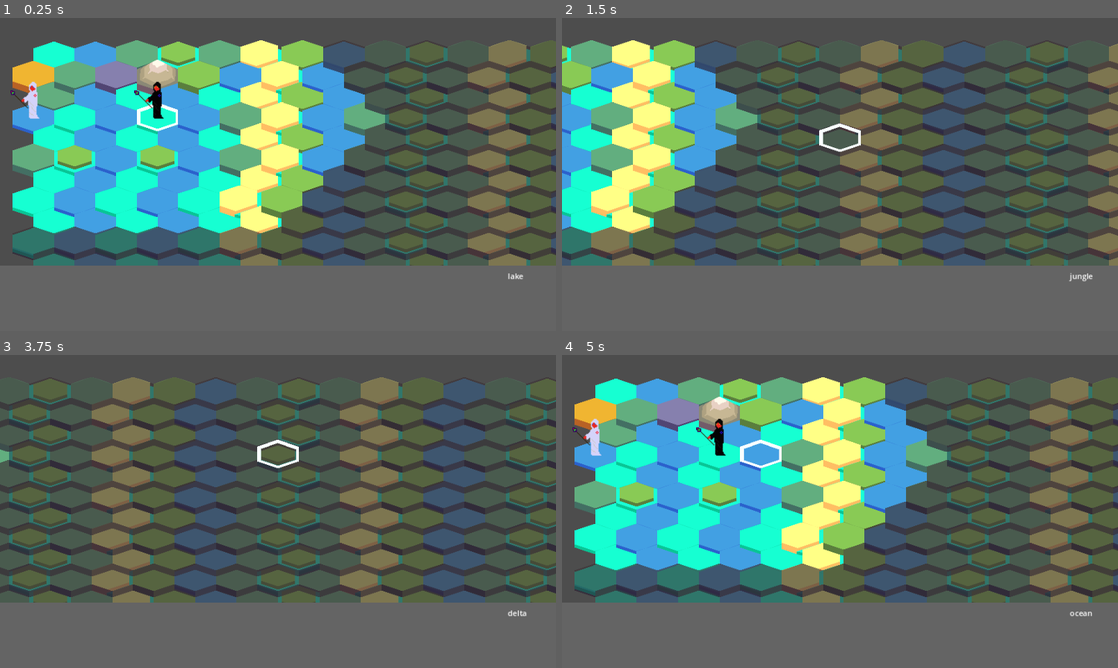
Above: before the commit, frames 1-4 (two rows, left to right).
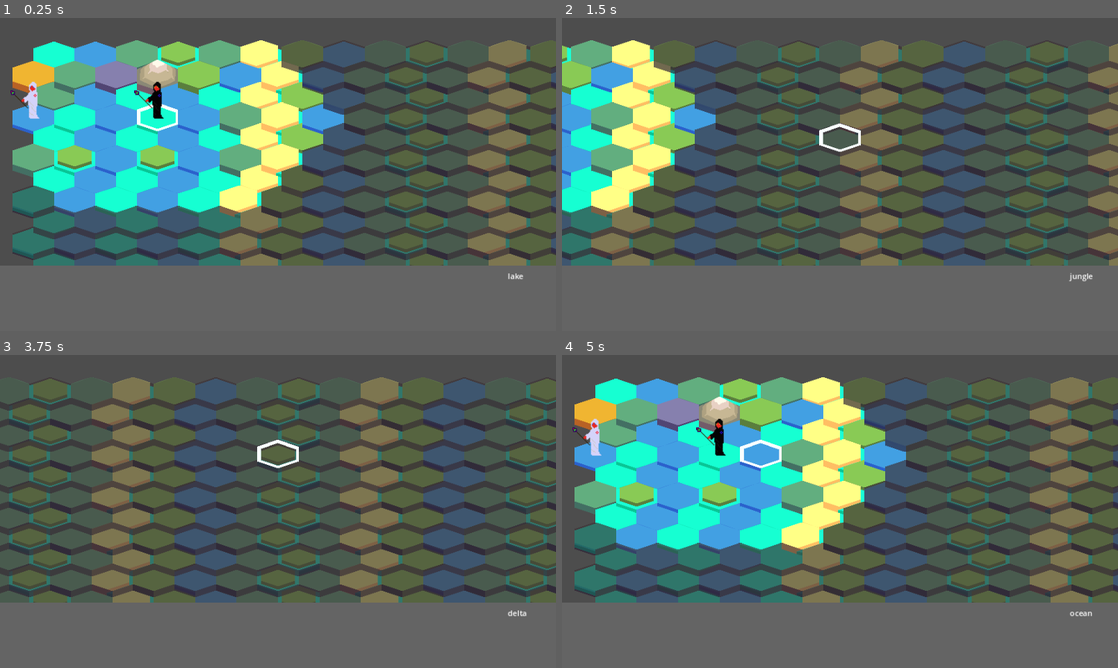
Above: after the commit, the same moments.

Repository: ahhnevermore/mixorcerers
Game: Godot game, scene res://scenes/game.tscn
Same seed, same stepped clock (60 frames per second), same inputs: the game is played once before the commit and once after it. The engine's default icon, where the game draws it, is replaced by a stand-in: a white triangle on a blue panel in a dark square.
Inputs:
- Up to frame 1 (0.25 s): no input
- Up to frame 2 (1.5 s): tap Enter at 0.5 s; hold D (cursor_right) 0.53-1.28 s; tap M (move) at 0.6 s; tap Space (select_confirm) at 0.8, 1.35 s; hold S (cursor_down) from 1.28 s (still down)
- Up to frame 3 (3.75 s): tap M (move) at 1.55, 2.1, 3.05, 3.6 s; release S (cursor_down) at 2.03 s; hold D (cursor_right) 2.03-2.78 s; tap Space (select_confirm) at 2.3, 2.85 s; hold W (cursor_up) 2.78-3.53 s; hold A (cursor_left) from 3.53 s (still down)
- Up to frame 4 (5 s): keep holding A (cursor_left); tap Space (select_confirm) at 3.8, 4.35 s; tap M (move) at 4.55 s

The runs differ from the first frame. In frame 1, 8.8% of the frame differs, in the area x 2-70%, y 7-71%; in frame 2, 5.8%; in frame 3, less than 0.1%; in frame 4, 8.8%.

Commit message:
adding the finished features of precast mode, changed cast range to not match based on cast_shape cus that makes little sense(in cast mode), cast range will always be a circle essentially

Diff:
--- a/scenes/precast_mode.tscn
+++ b/scenes/precast_mode.tscn
@@ -57,8 +57,15 @@
 grow_horizontal = 2
 grow_vertical = 2
 
+[node name="Precast_Position_Type" type="OptionButton" parent="CanvasLayer"]
+offset_left = 500.0
+offset_top = 412.0
+offset_right = 543.0
+offset_bottom = 452.0
+
 [connection signal="item_selected" from="CanvasLayer/Grimoire_Dropdown" to="." method="_on_grimoire_dropdown_selected"]
 [connection signal="text_changed" from="CanvasLayer/Grimoire_Val" to="." method="_on_grimoire_value_text_changed"]
 [connection signal="text_submitted" from="CanvasLayer/Grimoire_Val" to="." method="_on_grimoire_value_text_submitted"]
 [connection signal="timeout" from="CanvasLayer/Grimoire_Val/Grimoire_Val_Timer" to="." method="_on_grimoire_value_timer_timeout"]
 [connection signal="item_selected" from="CanvasLayer/Grimoire_Val_Terrain" to="." method="_on_grimoire_val_terrain_item_selected"]
+[connection signal="item_selected" from="CanvasLayer/Precast_Position_Type" to="." method="_on_precast_position_type_selected"]
--- a/scripts/cast_mode.gd
+++ b/scripts/cast_mode.gd
@@ -3,7 +3,6 @@
 #Invariant - there should be props[1] for anything to be cast
 var cast_range_grid:MapGrid
 var cast_grid:MapGrid
-var vision_grid:MapGrid
 # Called when the node enters the scene tree for the first time.
 func _ready():
 	pass # Replace with function body.
@@ -17,12 +16,13 @@
 			map.clear_grid(cast_grid,'cast')
 		if cast_range_grid:
 			map.clear_grid(cast_range_grid,"cast_range")
-		match props[1].cast_shape:
-				Spell.cast_shapes.CIRCLE:
-					cast_range_grid = MapGrid.new(map.field_of_prop(map.local_to_map(props[0].position),
-					"cast_range_cost",props[1].cast_range,[],0,false))
-					map.display_grid(cast_range_grid,"cast_range")
+
+		cast_range_grid = MapGrid.new(map.field_of_prop(map.local_to_map(props[0].position),
+		"cast_range_cost",props[1].cast_range,[],0,false))
+		map.display_grid(cast_range_grid,"cast_range")
+
 		_on_cursor_changed()
+
 	if Input.is_action_just_pressed("select_confirm") and cast_grid and props.size()>1:
 		cast(props[1],cast_grid)
 		log_action()
@@ -50,7 +50,6 @@
 func setup(arg_game:Game,arg_map:Map,arg_cursor:Cursor,arg_hud:HUD,arg_props:Array)->void:
 	super.setup(arg_game,arg_map,arg_cursor,arg_hud,arg_props)
 	alias = 'cast'
-	vision_grid = map.gen_vision_grid(props[0])
 	hud.clear_inventory_display()
 	hud.inventory_display(props[0].inventory,self)
 	update=false
--- a/scripts/game.gd
+++ b/scripts/game.gd
@@ -75,7 +75,7 @@
 var spells = {
 	"fireball":{
 		'alias':"fireball",'sprite':"res://icon.svg",
-		'cast_range':2,'cast_shape':Spell.cast_shapes.CIRCLE,'cast_dim':[1],
+		'cast_range':5,'cast_shape':Spell.cast_shapes.CIRCLE,'cast_dim':[1],
 		'fire_dmg':10.0,'water_dmg':0.0,'earth_dmg':0.0,'air_dmg':0.0, 'dmg_dist':Spell.DMG_Distribution.CLEAN,
 		'gen_unit':false,'gen_artifact':false,
 		'elevation_mod': 0,'moisture_mod':-1,
--- a/scripts/grimoire.gd
+++ b/scripts/grimoire.gd
@@ -7,13 +7,17 @@
 var type:Grimoire_Type
 var value
 var precast_cursor
-
+var precast_position
 enum Grimoire_Type{
 	NONE,
 	ON_DMG,
 	ON_TERRAIN_CHANGE
 }
 
+enum Precast_Position_Type{
+	RELATIVE,
+	ABSOLUTE
+}
 func _ready():
 	pass
 
--- a/scripts/player.gd
+++ b/scripts/player.gd
@@ -17,6 +17,10 @@
 	map=get_parent().get_node("Map")
 	position= map.map_to_local(map.map_file[map.player+"_start_position"])
 	allies.push_back(self)
+	initial_stats = {'move':5,
+			'vision':4,
+			'health':100}
+	modified_stats = initial_stats.duplicate(true)
 	inventory =[
 		null,null,null,null,
 		null,null,null,null
--- a/scripts/precast_mode.gd
+++ b/scripts/precast_mode.gd
@@ -1,6 +1,9 @@
 extends Mode
 
 var unsafe_text
+var cast_grid:MapGrid
+var cast_range_grid:MapGrid
+var precast_position_type = Grimoire.Precast_Position_Type.RELATIVE
 #props will be the player,grimoire
 # Called when the node enters the scene tree for the first time.
 func _ready():
@@ -14,6 +17,8 @@
 func setup(arg_game:Game,arg_map:Map,arg_cursor:Cursor,arg_hud:HUD,arg_props:Array)->void:
 	super.setup(arg_game,arg_map,arg_cursor,arg_hud,arg_props)
 	update = false
+
+	#dropdowns
 	for type in Grimoire.Grimoire_Type:
 		if Grimoire.Grimoire_Type[type] != Grimoire.Grimoire_Type.NONE:
 			$CanvasLayer/Grimoire_Dropdown.add_item(type)
@@ -21,6 +26,16 @@
 	for terrain in map.mod_to_terrain.values():
 		$CanvasLayer/Grimoire_Val_Terrain.add_item(terrain)
 	default_grimoire_value(props[1].type)
+	for type in Grimoire.Precast_Position_Type:
+		$CanvasLayer/Precast_Position_Type.add_item(type)
+
+	cursor.cursor_changed.connect(_on_cursor_changed)
+
+
+func _on_cursor_changed():
+	pass
+
+
 
 func windup()->void:
 	if unsafe_text:
@@ -73,3 +88,6 @@
 				props[1].value = input
 			else:
 				default_grimoire_value(props[1].type)
+
+func _on_precast_position_type_selected(index):
+	precast_position_type = Grimoire.Precast_Position_Type.values()[index]
